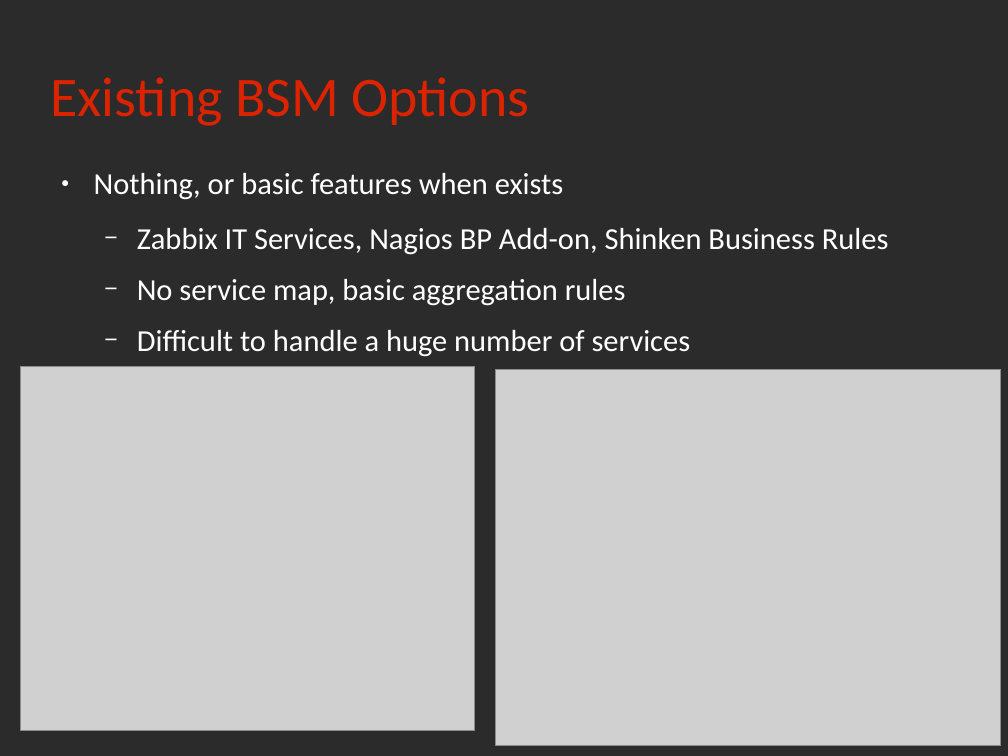
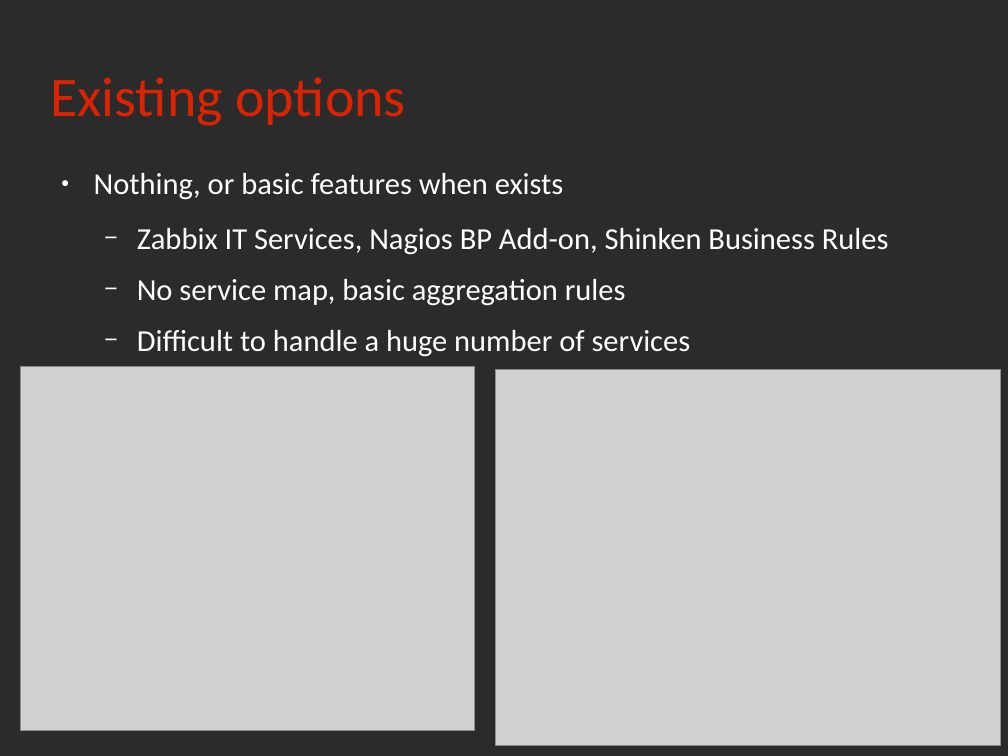
Before and after one commit to rchakode/realopinsight, a slide deck: slide 21 of doc/talks/rmll-2013.odp. Drawn at 1008x756 pixels with LibreOffice and Linux fonts; fonts in the diff are those of the drawing; grey boxes stand for pictures; background and template pictures are left out; a plain dark background stands for a picture behind light text. Boxes give left, top, right and bottom in pixels: in the first picture for what was removed or moved away, otherwise in the second. Text is boxed around its words. In the diff, an @@ line names an element or a change of style, - is before the commit and + after.

```diff
--- a/doc/talks/rmll-2013.odp
+++ b/doc/talks/rmll-2013.odp
@@ title at (x1=50, y1=77, x2=405, y2=126): text changed @@
-Existing BSM Options
+Existing options
```
Also in this commit, not shown: 14 other slides changed, 3 other files.
